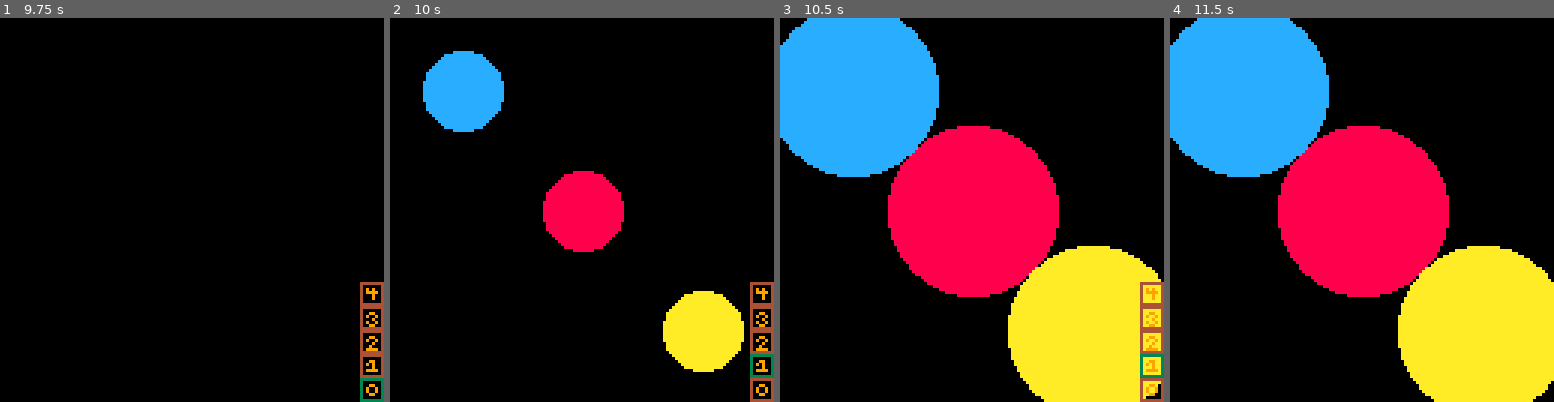
Above: before the commit, frames 1-4 (left to right).
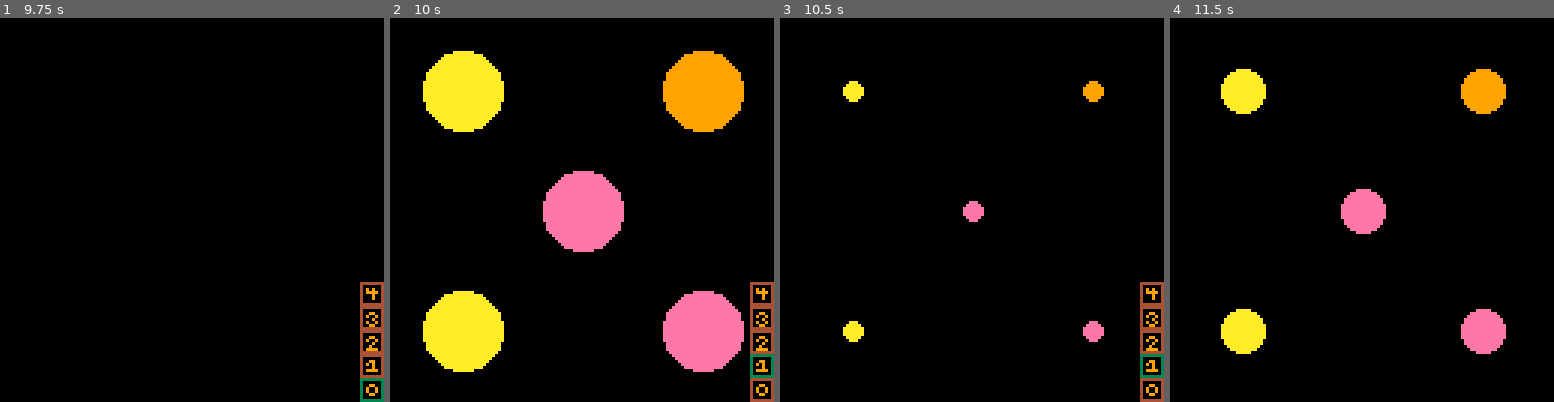
Above: after the commit, the same moments.

Repository: SabrinaRoss/OrcaJam-2024
Game: PICO-8 cartridge game.p8
Two runs of this game, one before a commit and one after it. Both use one fixed random seed, a clock stepped at 60 frames per second and the inputs below.
Inputs:
- Up to frame 1 (9.75 s): tap X (X key) at 0.33, 1.07, 1.85, 2.97, 4.08, 5.2, 6.32, 7.43, 8.55, 9.67 s; tap O (Z key) at 0.7, 1.7, 2.1, 2.5, 2.9, 3.3, 3.7, 4.1, 4.5, 4.9, 5.3, 5.7, 6.1, 6.5, 6.9, 7.3, 7.7, 8.1, 8.5, 8.9, 9.3, 9.7 s; hold Right 1.6-2.1 s; hold Up 2.15-2.42 s; hold Right 2.47-3.03 s; hold Left 3.08-3.58 s; hold Down 3.63-3.97 s; hold Right 4.02-4.68 s; hold Up 4.73-5.03 s; hold Left 5.08-5.68 s; hold Down 5.73-6.03 s; hold Right 6.08-6.58 s; hold Right 6.63-7.13 s; hold Up 7.18-7.45 s; hold Right 7.5-8.07 s; hold Left 8.12-8.62 s; hold Down 8.67-9 s; hold Right 9.05-9.72 s
- Up to frame 2 (10 s): hold Up from 9.77 s (still down)
- Up to frame 3 (10.5 s): release Up at 10.07 s; tap O (Z key) at 10.1 s; hold Left from 10.12 s (still down)
- Up to frame 4 (11.5 s): tap O (Z key) at 10.5, 10.9, 11.3 s; release Left at 10.72 s; hold Down 10.77-11.07 s; tap X (X key) at 10.78 s; hold Right from 11.12 s (still down)

Frame 1 is identical in both runs. In frame 2, 17% of the frame differs, in the area x 8-93%, y 8-93%; in frame 3, 44%; in frame 4, 47%, in the area x 0-100%, y 0-100%.

Commit message:
finsihed the majourity of the engine

Diff:
--- a/game.p8
+++ b/game.p8
@@ -47,9 +47,7 @@
 	byte = 8
 	angle = 0
 	direction = 1
-	add_shape(x, y, radius, direction)
-	add_shape(x-10, y, radius, -direction)
-	add_shape(x+10, y, radius, -direction)
+	state_reset_shape()
 end
 
 function add_shape(x, y, radius, direction)
@@ -58,21 +56,26 @@
 		y = y,
 		radius = radius,
 		direction = direction,
-		col = rnd(15)
+		col = rnd(cols_i_like)
 	}
 	add(shapes, shape)
 end
 
-cols_i_like = {}
+cols_i_like = {8,9,10,11,12,14}
 //add a table of all the colours i want
 -->8
 // manipulation
 
-function shrink(x, y)
-	radius -= 1
-	local new_x = x*cos(0) - y*sin(0)
-	local new_y = x*sin(0) + y*cos(0)
-	return new_x,new_y
+function shrink(radius,direction)
+	local new_radius = radius - 1
+	if (new_radius <= 0) then direction *= -1 end
+	return new_radius,direction
+end
+
+function expand(radius,direction)
+	local new_radius = radius + 1
+	if (new_radius >= 20) then direction *= -1 end
+	return new_radius, direction
 end
 
 function bounce(x,y,direction)
@@ -101,7 +104,11 @@
 
 function state_machine_update()
 		if (state == 1) then
-			x,y = shrink(x, y)
+			for s in all(shapes) do
+			if s.direction == 1 then s.radius,s.direction = shrink(s.radius,s.direction) end
+			if s.direction == -1 then s.radius,s.direction = expand(s.radius,s.direction) end
+
+			end
 		end
 		if (state == 2) then
 			for s in all(shapes) do
@@ -114,14 +121,40 @@
 
 function state_machine_draw()
 	if (state == 1) then
-		circfill(x, y, radius, 8)
-		circfill(x+margin, y+margin, radius,10)
-		circfill(x-margin, y-margin, radius, 12)
+		for s in all(shapes) do
+		circfill(s.x,s.y,s.radius,s.col)
+		end
 	end
 	if (state == 2) then
 		for s in all(shapes) do
-		circfill(s.x,s.y,radius-15,s.col)
+		circfill(s.x,s.y,s.radius-15,s.col)
 		end
+	end
+end
+
+function state_reset_shape()
+	if (state == 1) then state_1_spawn() end
+	if (state == 2) then state_2_spawn() end
+end
+
+function state_1_spawn()
+	add_shape(x, y, radius, direction)
+	add_shape(x-margin, y-margin, radius, direction)
+	add_shape(x+margin, y+margin, radius, direction)
+	add_shape(x-margin, y+margin, radius, direction)
+	add_shape(x+margin, y-margin, radius, direction)
+end
+
+function state_2_spawn()
+	add_shape(x, y, radius, direction)
+	for i=1,6 do
+	if i % 2 == 0 then
+	add_shape(x-10*i, y, radius, direction)
+	add_shape(x+10*i, y, radius, direction)
+	else
+	add_shape(x-10*i, y, radius, -direction)
+	add_shape(x+10*i, y, radius, -direction)
+	end
 	end
 end
 -->8
